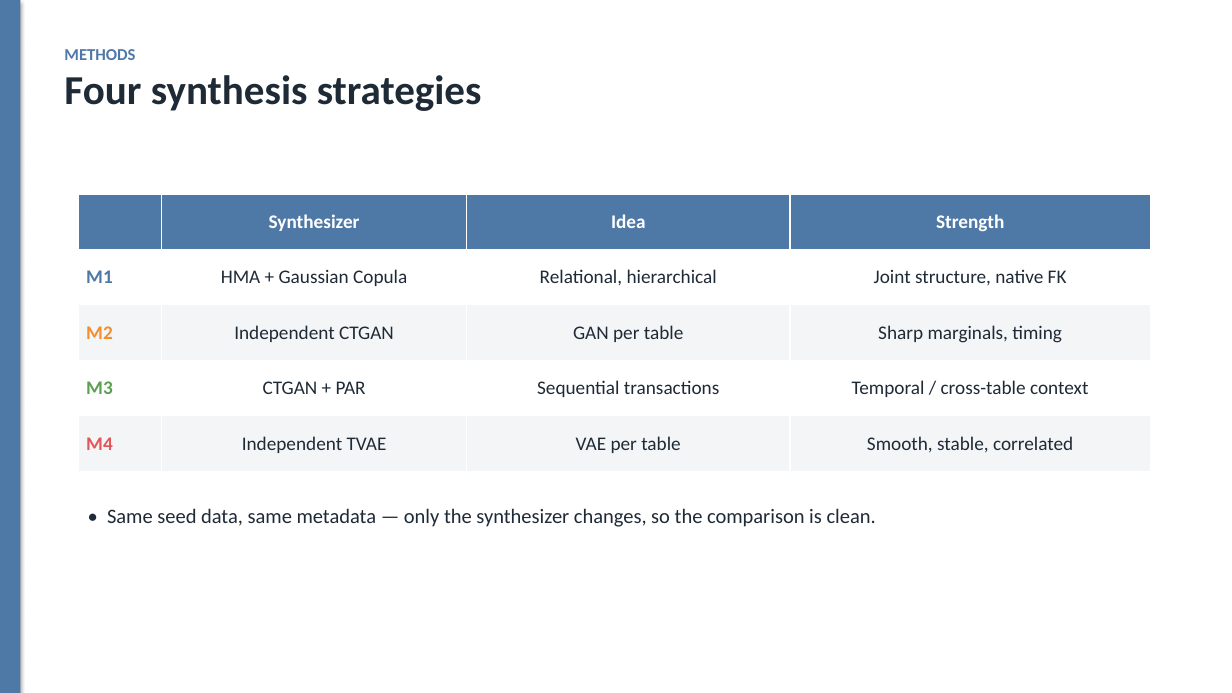
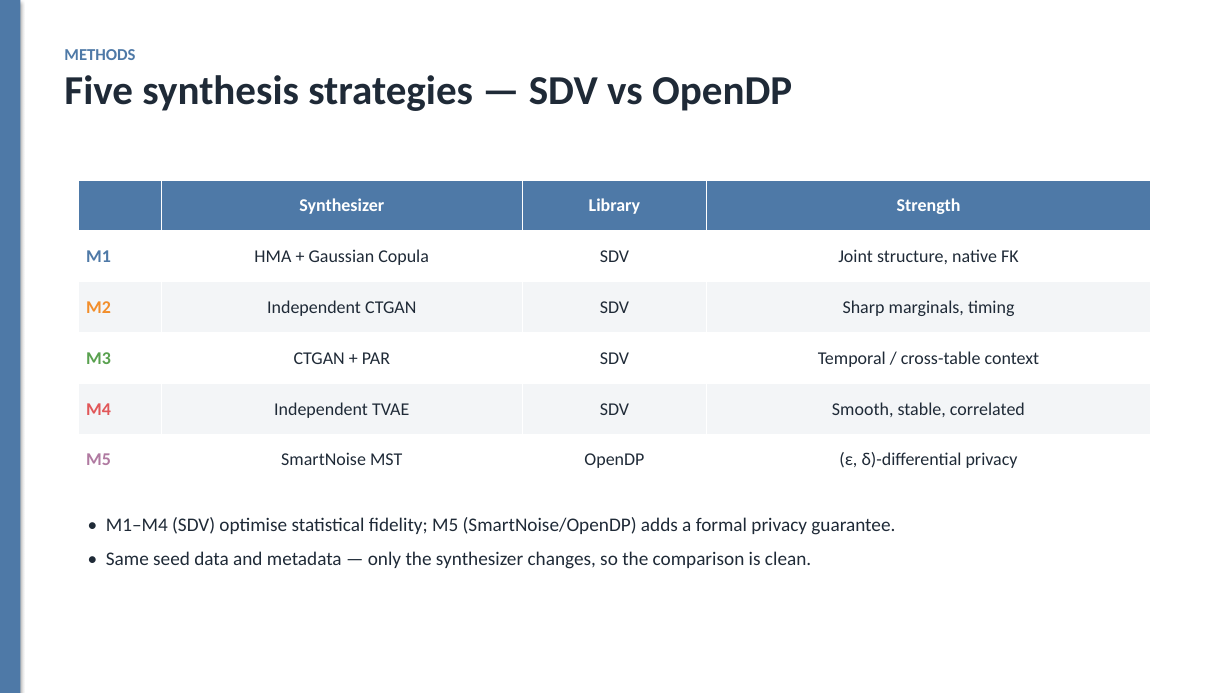
Before and after one commit to dylanwang2111/synthetic_data_gen, a slide deck: slide 5 of slides.pptx. Drawn at 1232x693 pixels with LibreOffice and Linux fonts; fonts in the diff are those of the drawing. Boxes give left, top, right and bottom in pixels: in the first picture for what was removed or moved away, otherwise in the second. Text is boxed around its words. In the diff, an @@ line names an element or a change of style, - is before the commit and + after.

Commit message:
Add Method 5: SmartNoise MST (differential privacy) to the comparison
- New src/smartnoise_method.py — Method 5 using OpenDP SmartNoise MST under a
  formal (e, d)-differential-privacy guarantee (the one property no SDV method
  has). Fits per table; encodes transaction_date as a day-offset; restores
  business rules (domain clipping + product->category) by post-processing, since
  DP synthesizers don't take SDV constraints. Validated: 0 orphan FKs, 0 drift,
  all domains valid.
- Notebook: M5 train/generate cells, registered in the comparison, adherence and
  conclusion updated to 5 methods; distribution cell rebuilt into a 2x2 of
  per-variable charts (grey Real fill + coloured step outlines) that also emits
  the individual dist_*.png used by the deck. Re-run end-to-end on the py3-TF2
  kernel.
- Results: M5 leads overall quality (0.887), txn shapes (0.880) and autocorr
  (0.005) while providing DP; weakest on cross-table MAD (0.297). M1 still best
  on customer pair trends (0.720).
- README + slides.pptx + make_slides.py updated for 5 methods (SDV vs OpenDP),
  the privacy dimension, and refreshed LLM demo output. requirements.txt adds
  smartnoise-synth, openai, python-pptx.

```diff
--- a/slides.pptx
+++ b/slides.pptx
@@ text at [64,75,792,111]: text changed @@
-Four synthesis strategies
+Five synthesis strategies — SDV vs OpenDP
@@ table at [79,180,1151,485] @@
-row 1:  | Synthesizer | Idea | Strength
-row 2: M1 | HMA + Gaussian Copula | Relational, hierarchical | Joint structure, native FK
-row 3: M2 | Independent CTGAN | GAN per table | Sharp marginals, timing
-row 4: M3 | CTGAN + PAR | Sequential transactions | Temporal / cross-table context
-row 5: M4 | Independent TVAE | VAE per table | Smooth, stable, correlated
+row 1:  | Synthesizer | Library | Strength
+row 2: M1 | HMA + Gaussian Copula | SDV | Joint structure, native FK
+row 3: M2 | Independent CTGAN | SDV | Sharp marginals, timing
+row 4: M3 | CTGAN + PAR | SDV | Temporal / cross-table context
+row 5: M4 | Independent TVAE | SDV | Smooth, stable, correlated
+row 6: M5 | SmartNoise MST | OpenDP | (ε, δ)-differential privacy
@@ table: place and size @@
-table at [79,194,1151,471]
+table at [79,180,1151,485]
@@ text at [106,517,895,569]: text changed; size 16 to 15 pt @@
-• Same seed data, same metadata — only the synthesizer changes, so the comparison is clean.
+• M1–M4 (SDV) optimise statistical fidelity; M5 (SmartNoise/OpenDP) adds a formal privacy guarantee.
+• Same seed data and metadata — only the synthesizer changes, so the comparison is clean.
```
Also in this commit, not shown: 7 other slides changed, 33 other files.
